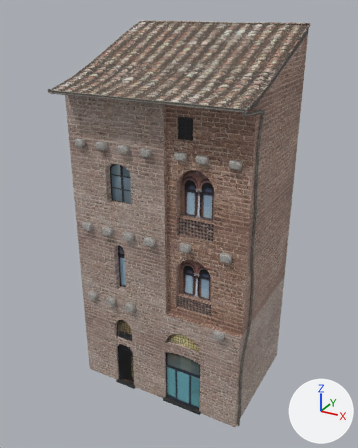
The glTF model assets/heavy/rome/it-sf-store.glb: old version first, new version second.
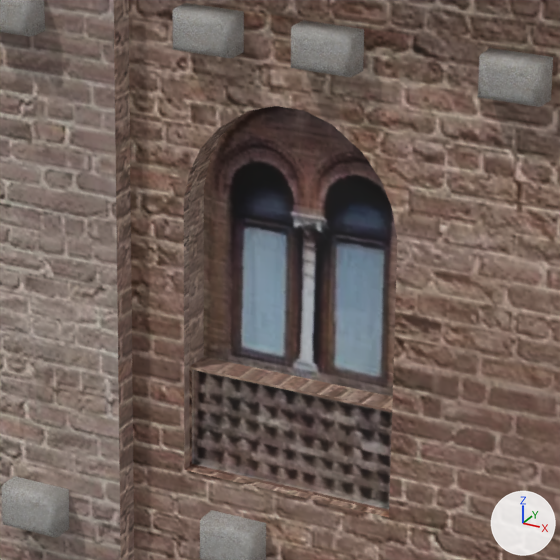
The first picture shows the older version from a 50 mm lens placed at (1.16, -1.85, 2.02), pointed at (-0.01, 0.27, 0.96). The close-ups show the older and then the newer version on the part from 40% to 68% of the width and 34% to 56% of the height of that picture. Only the edits that show in the close-ups are written down. The lights are fixed; the arrows at lower right show +X, +Y and +Z. Where no turn or scale is listed for an object, it has been applied to the vertices.

The first close-up shows 'Store_Material #13_0', 'Store_Material #14_0', 'Store_Material #16_0', 'Store_Material #20_0'.
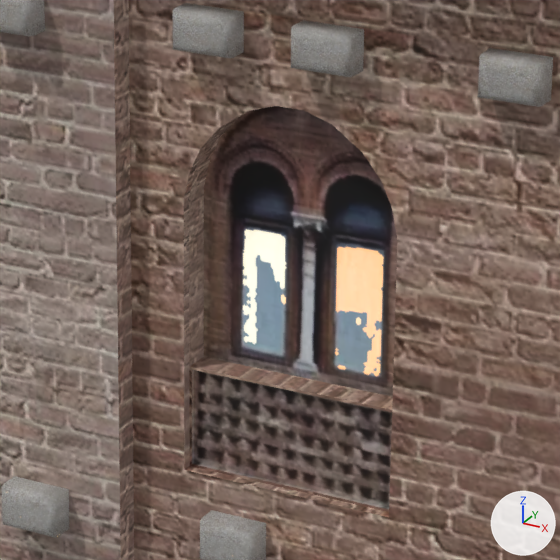
The change, as a diff of the scene's bpy script:
```diff
--- a/assets/heavy/rome/it-sf-store.glb.py
+++ b/assets/heavy/rome/it-sf-store.glb.py
@@ img_material_20 @@
+img_material_20 = load_image('Material_20', '_unpacked/Material_20', 512, 512, 'sRGB')
@@ mat_material_20 @@
 n0 = _N.new('ShaderNodeBsdfPrincipled'); n0.name = 'Principled BSDF'
 n0.inputs[2].default_value = 0.6  # 'Roughness'
+n0.inputs[28].default_value = 1.0  # 'Emission Strength'
 n1 = _N.new('ShaderNodeOutputMaterial'); n1.name = 'Material Output'
 n2 = _N.new('ShaderNodeTexImage'); n2.name = 'Image Texture'
-n2.image = img_image_1
+n2.image = img_material_20
+n3 = _N.new('ShaderNodeTexImage'); n3.name = 'Image Texture.001'
+n3.image = img_image_1
 _L.new(n0.outputs[0], n1.inputs[0])  # 'BSDF' to 'Surface'
-_L.new(n2.outputs[0], n0.inputs[0])  # 'Color' to 'Base Color'
+_L.new(n2.outputs[0], n0.inputs[27])  # 'Color' to 'Emission Color'
+_L.new(n3.outputs[0], n0.inputs[0])  # 'Color' to 'Base Color'
```

Changed parts and their boxes (x1, y1, x2, y2) in the close-ups (560 x 560 px):
'Store_Material #20_0', surface changed (lighter)
    both: (239, 226, 387, 380)
